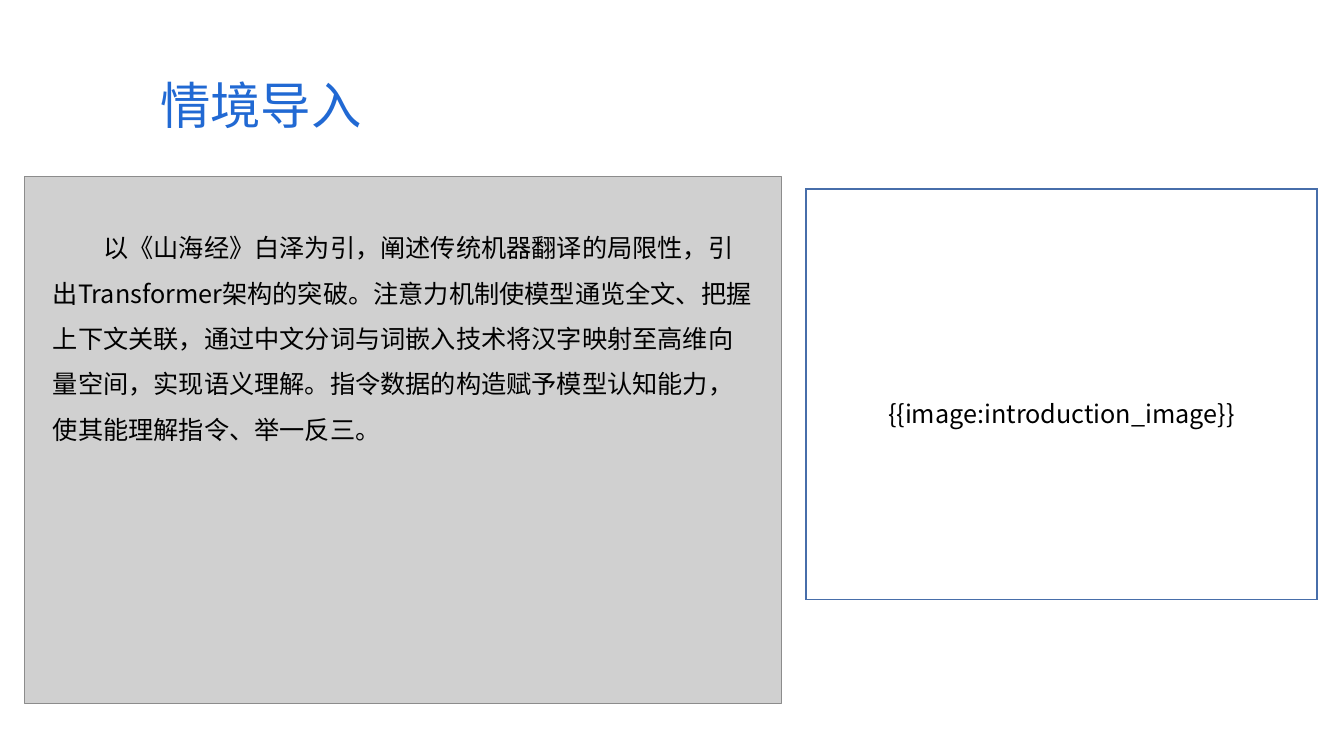
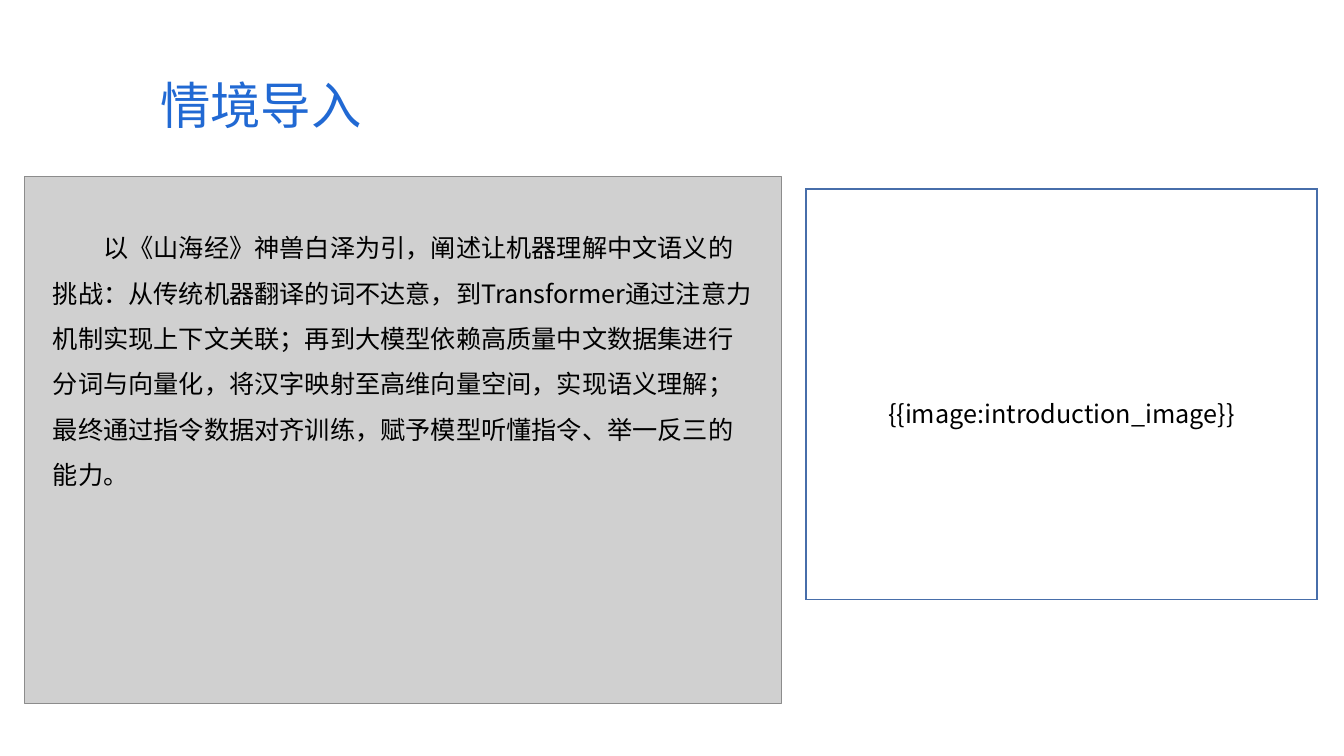
Before and after one commit to Silence1628/Ai_PPT, a slide deck: slide 2 of ppt_output/1.2_大模型公开数据集收集与指令数据构造.pptx. Drawn at 1344x756 pixels with LibreOffice and Linux fonts; fonts in the diff are those of the drawing; grey boxes stand for pictures; background and template pictures are left out. Boxes give left, top, right and bottom in pixels: in the first picture for what was removed or moved away, otherwise in the second. Text is boxed around its words. In the diff, an @@ line names an element or a change of style, - is before the commit and + after.

```diff
--- a/ppt_output/1.2_大模型公开数据集收集与指令数据构造.pptx
+++ b/ppt_output/1.2_大模型公开数据集收集与指令数据构造.pptx
@@ text at [53, 236, 752, 486]: text changed @@
-以《山海经》白泽为引，阐述传统机器翻译的局限性，引出Transformer架构的突破。注意力机制使模型通览全文、把握上下文关联，通过中文分词与词嵌入技术将汉字映射至高维向量空间，实现语义理解。指令数据的构造赋予模型认知能力，使其能理解指令、举一反三。
+以《山海经》神兽白泽为引，阐述让机器理解中文语义的挑战：从传统机器翻译的词不达意，到Transformer通过注意力机制实现上下文关联；再到大模型依赖高质量中文数据集进行分词与向量化，将汉字映射至高维向量空间，实现语义理解；最终通过指令数据对齐训练，赋予模型听懂指令、举一反三的能力。
```
Also in this commit, not shown: 6 other slides changed, 29 other files.
